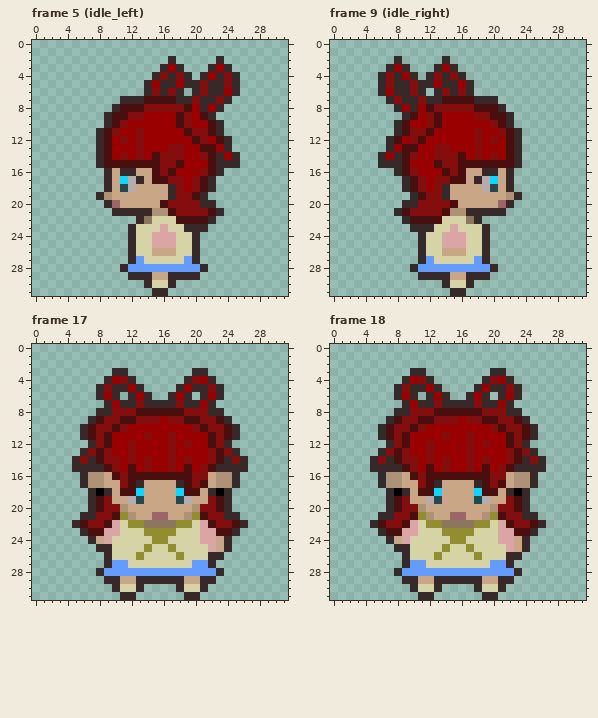
Pixel-art file -- aseprite_images/character.aseprite. This is how it looked before the edit.
32x32 pixels, 18 frames. Shown: frame 5 (idle_left), frame 9 (idle_right), frame 17, frame 18. The commit also changed other frames, which this record leaves out.
After the commit:
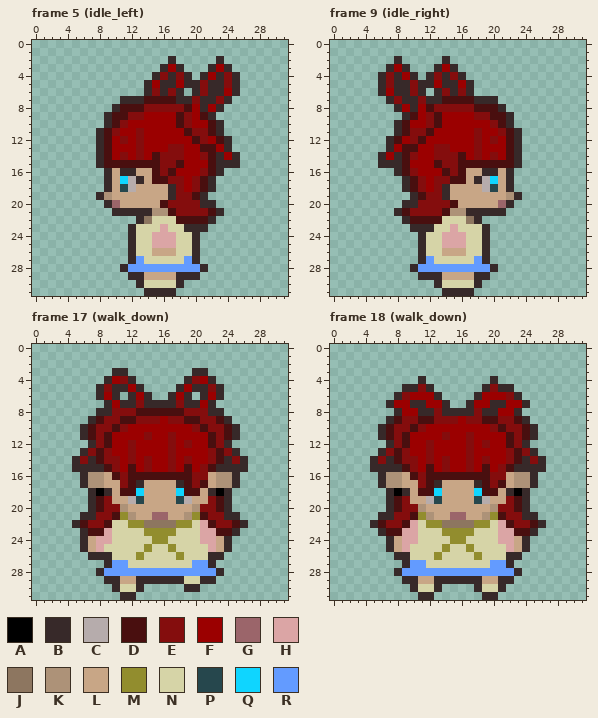
Palette (. is transparent): A #000000  B #372929  C #b6acac  D #490f0f  E #840d0d  F #9b0000  G #9b656a  H #dba5a5  J #8d7660  K #ad9278  L #c8a686  M #928d2e  N #d6d4a7  P #26474d  Q #0fd5ff  R #639bff
Change:
--- frame 5 (idle_left), layers "body", "left leg"
@@ x 11..20 @@
 28 BRRRRRRRRR
-29 .BBBLLBBBB
-30 ...BNNB...
-31 ....BB....
+29 .BBLLLLBBB
+30 ..BNNNNB..
+31 ...BBBB...
--- frame 9 (idle_right), layers "body", "left leg"
@@ x 11..20 @@
 28 RRRRRRRRRB
-29 BBBBLLBBB.
-30 ...BNNB...
-31 ....BB....
+29 BBBLLLLBB.
+30 ..BNNNNB..
+31 ...BBBB...
--- frame 17 (walk_down), layers "hair", "right arm", "left leg"
@@ x 4..23 @@
 21 ..BBEEDMKLLGGLLKMDEE
-22 .BDEEDHNMMJJJJMMNHDE
-23 ..BDDHHNNNMMMMNNNHHD
-24 ...BLHNNNNNMMNNNNHHL
-25 ....BBNNNNMNNMNNNNHL
-26 .....BNNNMNNNNMNNNBB
+22 .BDEEDNNMMJJJJMMNHDE
+23 ..BDDHNNNNMMMMNNNHHD
+24 ..BLHHNNNNNMMNNNNHHL
+25 ..BLHNNNNNMNNMNNNNHL
+26 ...BBBNNNMNNNNMNNNBB
 27 .....BRRNNNNNNNNRRB.
 28 ....BRRRRRRRRRRRRRRB
-29 .....BBLLBBBBBBLLBB.
-30 ......BNNB....BNNB..
-31 .......BB......BB...
+29 .....BBLLBBBBBBNNBB.
+30 ......BNNB.....BB...
+31 .......BB...........
--- frame 18 (walk_down), layers "hair", "right arm"
@@ x 5..26 @@
  2 ......................
- 3 .....BB........BB.....
- 4 ....BFEB......BEFB....
- 5 ...BEBBFB....BFBBEB...
- 6 ...BFB.BFB..BFB.BFB...
- 7 ....BFBBEBBBBEBBFB....
- 8 ...BBEEEDDDDDDEEEBB...
+ 3 ......................
+ 4 ......B........B......
+ 5 ....BBEB......BEBB....
+ 6 ...BEFFFB....BFFFEB...
+ 7 ..BFFBBFFB..BFFBBFFB..
+ 8 ...BFFBBEBBBBEBBFFB...
  9 ..BDEEDDEEEFEEDDEEDB..
@@ x 5..12 @@
 23 .BDDHHNN
-24 ..BLHNNN
-25 ...BBNNN
-26 ....BNNN
+24 ..BLHHNN
+25 ..BLHNNN
+26 ...BBNNN
 27 ....BRRN
Changed places in both pictures, as pixel boxes (x1, y1, x2, y2):
changed: (136, 272, 184, 296)
changed: (434, 272, 482, 296)
changed: (80, 520, 120, 560)
changed: (176, 576, 208, 600)
changed: (386, 368, 530, 416)
changed: (386, 536, 418, 560)
